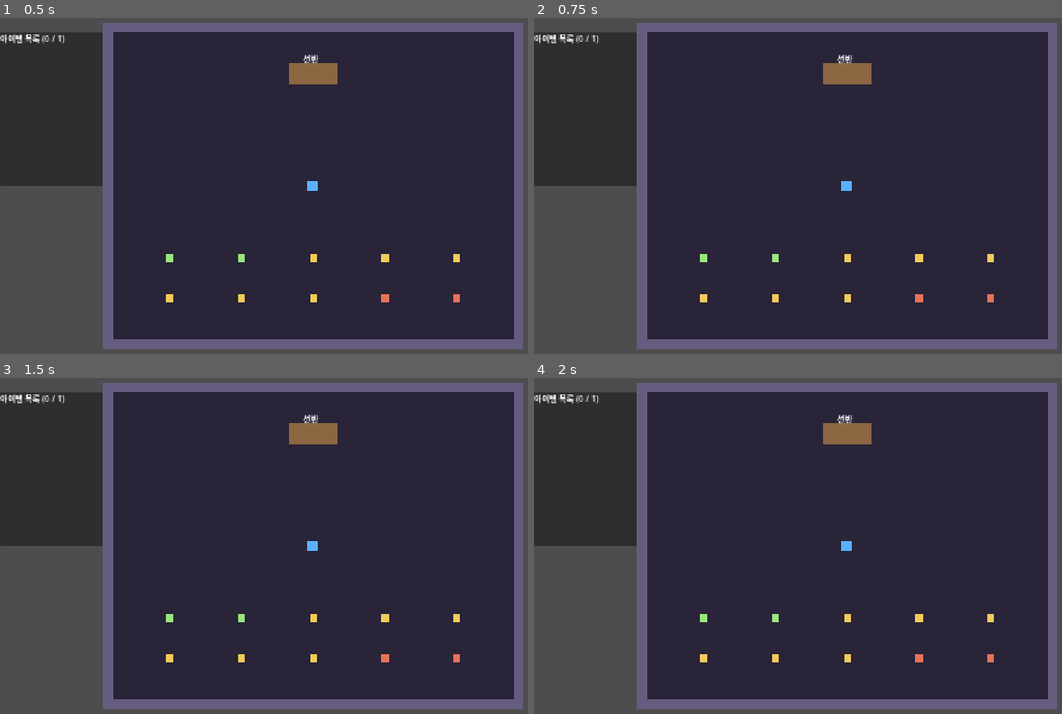
Above: before the commit, frames 1-4 (two rows, left to right).
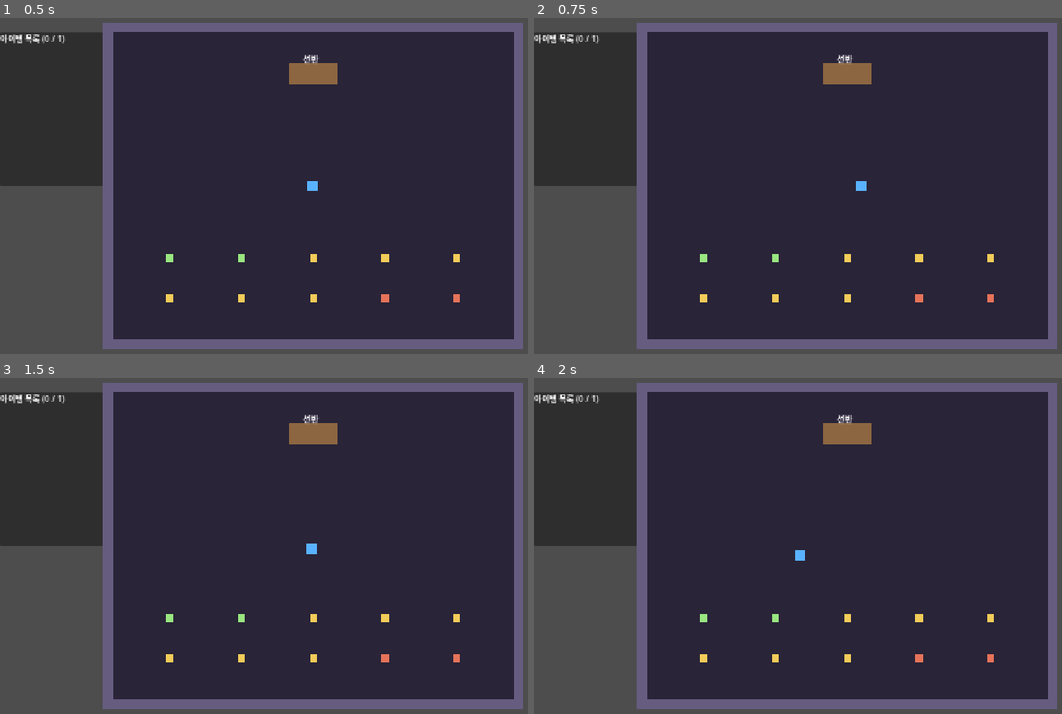
Above: after the commit, the same moments.

Repository: JaeyoungMyo/TheBetweenkeeper
Game: Godot game, scene res://scenes/storage/tutorial_storage.tscn
The game is run twice, just before and just after one commit, with the same random seed, the same clock (stepped at 60 frames per second) and the same inputs.
Inputs (mouse positions are in pixels of both pictures, inside the frame that each line leads up to):
- Up to frame 1 (0.5 s): no input
- Up to frame 2 (0.75 s): tap Enter at 0.5 s; drag from (861, 186) to (930, 105) at 0.52 s
- Up to frame 3 (1.5 s): tap Space at 1.25 s; drag from (195, 562) to (295, 619) at 1.27 s
- Up to frame 4 (2 s): no input

Frame 1 is identical in both runs. In frame 2, 0.1% of the frame differs, in the area x 58-63%, y 48-52%; in frame 3, less than 0.1%; in frame 4, 0.1%.

Commit message:
마우스 클릭 이동 추가
Co-Authored-By: Claude Haiku 5.5 <noreply@anthropic.com>

Diff:
--- a/scripts/storage/player_controller.gd
+++ b/scripts/storage/player_controller.gd
@@ -5,6 +5,11 @@
 @export var move_speed: float = 180.0
 
 const FEET_OFFSET := Vector2(0, 10)
+const ARRIVE_DISTANCE := 4.0
+const STUCK_SECONDS := 0.25
+
+var move_target := Vector2.INF
+var _stuck_time := 0.0
 
 
 func _ready() -> void:
@@ -22,11 +27,43 @@
 	add_child(body)
 
 
-func _physics_process(_delta: float) -> void:
+func _physics_process(delta: float) -> void:
 	var dir := Input.get_vector("move_left", "move_right", "move_up", "move_down")
+	if dir != Vector2.ZERO:
+		stop_moving()
+	elif has_target():
+		dir = global_position.direction_to(move_target)
 	# BR-U1-09: 손에 든 아이템 무게와 무관하게 속도는 일정
 	velocity = dir * WeightRules.carry_speed(move_speed, 0)
+	var before := global_position
 	move_and_slide()
+	if has_target():
+		_check_arrival(before, delta)
+
+
+## 마우스 클릭 이동 (키보드 입력이 우선)
+func move_to(point: Vector2) -> void:
+	move_target = point
+	_stuck_time = 0.0
+
+
+func has_target() -> bool:
+	return move_target != Vector2.INF
+
+
+func stop_moving() -> void:
+	move_target = Vector2.INF
+
+
+func _check_arrival(before: Vector2, delta: float) -> void:
+	var step := move_speed * delta
+	if global_position.distance_to(move_target) <= maxf(ARRIVE_DISTANCE, step):
+		stop_moving()
+		return
+	var progress := before.distance_to(move_target) - global_position.distance_to(move_target)
+	_stuck_time = _stuck_time + delta if progress < step * 0.1 else 0.0
+	if _stuck_time > STUCK_SECONDS:
+		stop_moving()
 
 
 func feet_position() -> Vector2:
--- a/scripts/storage/storage_room.gd
+++ b/scripts/storage/storage_room.gd
@@ -207,13 +207,23 @@
 		return
 	for v: ItemView in views.values():
 		if v.item.state == ItemInstance.State.INCOMING and v.hit(event.position):
-			if not ItemManager.try_pick_up(v.item, player.position):
-				show_message("주울 수 없습니다")
+			if not ItemManager.has_room():
+				show_message("더 들 수 없습니다")
+			elif not ItemManager.try_pick_up(v.item, player.position):
+				player.move_to(_walkable(event.position))
 			return
 	if shelf.hit(event.position):
-		if not near_shelf():
-			show_message("선반 앞으로 가까이 가세요")
-		toggle_shelf()
+		if near_shelf():
+			toggle_shelf()
+		else:
+			player.move_to(_walkable(event.position))
+		return
+	if ROOM.has_point(event.position):
+		player.move_to(_walkable(event.position))
+
+
+func _walkable(point: Vector2) -> Vector2:
+	return point.clamp(ROOM.position + Vector2(10, 10), ROOM.end - Vector2(10, 10))
 
 
 func _on_take_out(id: int) -> void:
--- /dev/null
+++ b/tests/integration/test_click_move.gd
@@ -0,0 +1,29 @@
+# 클릭 이동: 도착, 선반에 막힘, 먼 아이템 · 선반 클릭 (비동기라 러너가 직접 실행)
+extends TestBase
+
+
+func run(tree: SceneTree) -> void:
+	var room = load("res://scenes/storage/tutorial_storage.tscn").instantiate()
+	tree.root.add_child(room)
+	await _click(tree, room, Vector2(400, 300))
+	expect(room.player.position.distance_to(Vector2(400, 300)) < 5, "arrives at %s" % room.player.position)
+	var target = room.tutorial_items[9]
+	await _click(tree, room, target.world_position)
+	expect(target.state == ItemInstance.State.INCOMING, "far item click only moves")
+	expect(room.player.position.distance_to(target.world_position) < 5, "moved to item")
+	await _click(tree, room, room.shelf.position)
+	expect(not room.player.has_target(), "stops when blocked by shelf")
+	expect(room.near_shelf() and not room.shelf.bounds().has_point(room.player.position), "stands in front of shelf")
+	room.free()
+
+
+func _click(tree: SceneTree, room, pos: Vector2) -> void:
+	var ev := InputEventMouseButton.new()
+	ev.button_index = MOUSE_BUTTON_LEFT
+	ev.pressed = true
+	ev.position = pos
+	room._on_map_input(ev)
+	for i in 300:
+		await tree.physics_frame
+		if not room.player.has_target():
+			return
--- a/tests/run_tests.gd
+++ b/tests/run_tests.gd
@@ -41,5 +41,11 @@
 			if obj.failures.size() > 0:
 				failed += 1
 				print("FAIL %s::%s -> %s" % [path, method_name, ", ".join(obj.failures)])
+	var move = load("res://tests/integration/test_click_move.gd").new()
+	total += 1
+	await move.run(self)
+	if move.failures.size() > 0:
+		failed += 1
+		print("FAIL click_move -> %s" % ", ".join(move.failures))
 	print("PBT seed=%d tests=%d failed=%d" % [load("res://tests/support/pbt.gd").base_seed(), total, failed])
 	quit(1 if failed > 0 else 0)
Not shown, added: tests/integration/test_click_move.gd.uid
Not shown, changed: aidlc-docs/aidlc-state.md
Not shown, changed: aidlc-docs/audit.md
Not shown, changed: aidlc-docs/construction/u1-storage-controls/code/code-summary.md
Not shown, changed: aidlc-docs/construction/u1-storage-controls/functional-design/business-rules.md
